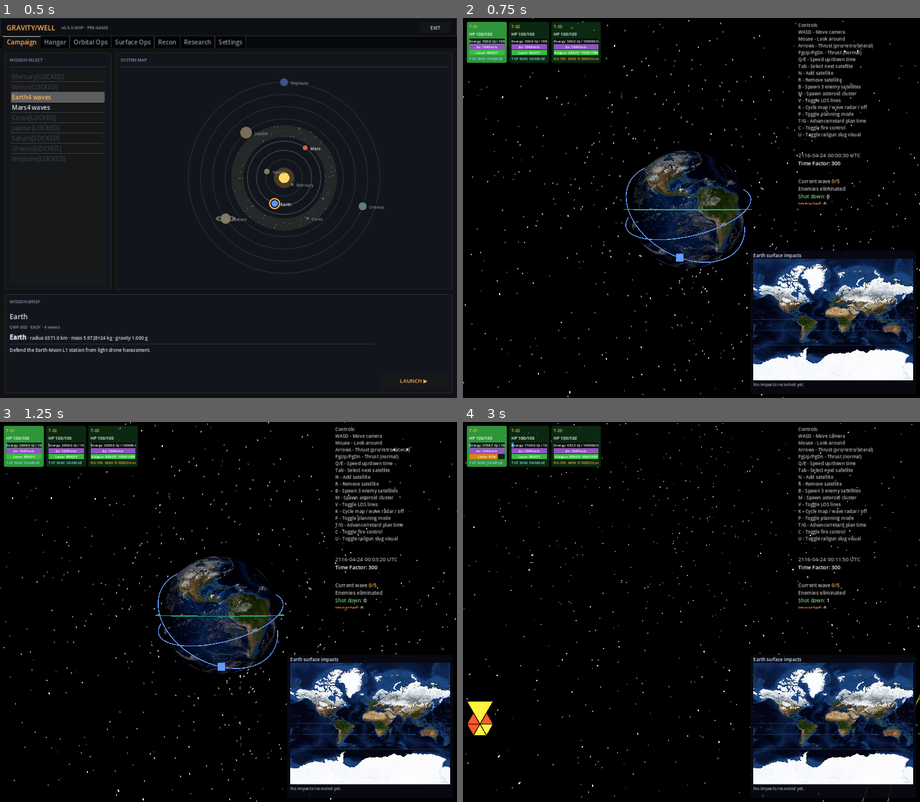
Above: before the commit, frames 1-4 (two rows, left to right).
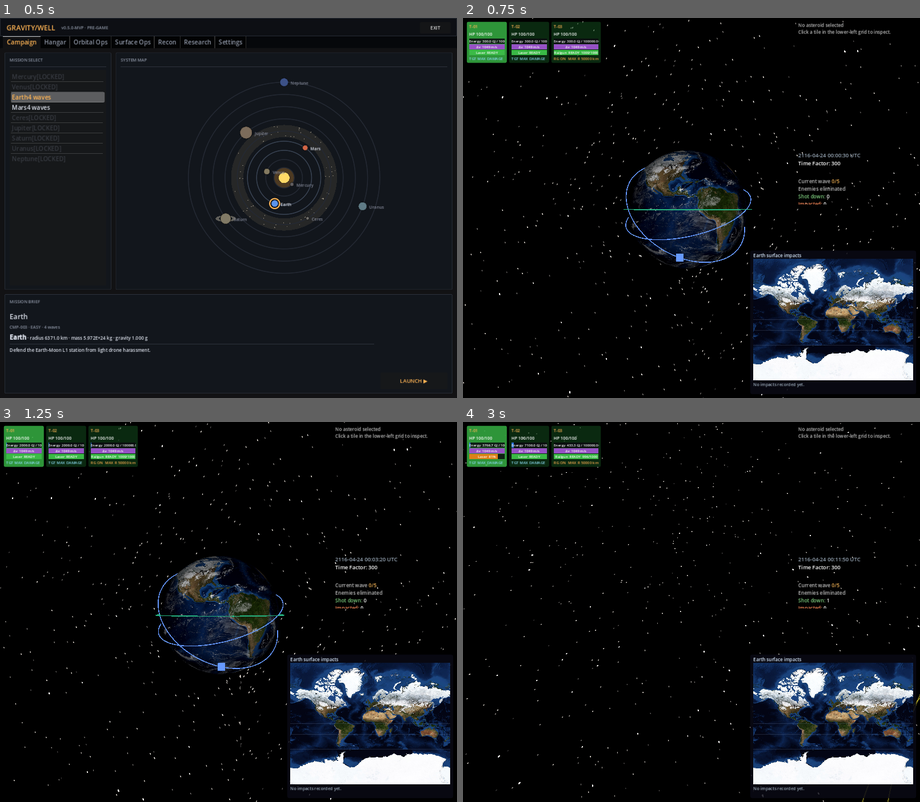
Above: after the commit, the same moments.

Repository: mellenburg/game
Game: Godot game, scene res://scenes/menu.tscn
The game is run twice, just before and just after one commit, with the same random seed, the same clock (stepped at 60 frames per second) and the same inputs.
Inputs (mouse positions are in pixels of both pictures, inside the frame that each line leads up to):
- Up to frame 1 (0.5 s): no input
- Up to frame 2 (0.75 s): click "LAUNCH ▶" at 0.5 s
- Up to frame 3 (1.25 s): no input
- Up to frame 4 (3 s): tap A (move_left) at 1.25, 2, 2.75 s; move the mouse to (714, 612) at 1.27 s; hold W (move_forward) from 1.28 s (still down); tap M (add_asteroids) at 1.35 s; click (714, 612) at 1.42 s; move the mouse to (668, 612) at 2.02 s; tap J (add_decaying_enemy) at 2.1 s; click (668, 612) at 2.17 s; move the mouse to (700, 604) at 2.77 s; tap B (add_enemies) at 2.85 s; click (700, 604) at 2.92 s

Frame 1 is identical in both runs. In frame 2, 1.5% of the frame differs, in the area x 73-94%, y 1-32%; in frame 3, 1.5%; in frame 4, 1.9%, in the area x 1-94%, y 1-83%.
Error after the commit: Parse Error: Cannot infer the type of "sid" variable because the value doesn't have a set type. (res://scripts/tessellation_grid.gd:141)

Commit message:
Asteroid grid pick: white orbit + top-right status panel
Clicking a tile in the bottom-left tessellation grid now highlights the
asteroid's orbit white and replaces the static controls cheatsheet in
the top-right with a live status readout (mass, density, composition,
HP, damage radii, ETA, altitude). Highlight survives clicks across
different tiles, clears automatically when the body dies, and is
distinct from the player-ship Tab cycle so a player ship and an
asteroid can be selected simultaneously.

Diff:
--- a/godot/scenes/main.tscn
+++ b/godot/scenes/main.tscn
@@ -147,26 +147,6 @@
 mouse_filter = 2
 bbcode_enabled = true
 scroll_active = false
-text = "[font_size=12][color=gray]Controls:
-WASD - Move camera
-Mouse - Look around
-Arrows - Thrust (pro/retro/lateral)
-PgUp/PgDn - Thrust (normal)
-Q/E - Speed up/down time
-Tab - Select next satellite
-N - Add satellite
-R - Remove satellite
-B - Spawn 3 enemy satellites
-M - Spawn asteroid cluster
-V - Toggle LOS lines
-K - Cycle map / wave radar / off
-P - Toggle planning mode
-T/G - Advance/retard plan time
-C - Toggle fire control
-U - Toggle railgun slug visual
-Shift - Show range circle
-Shift+Up/Dn - Adjust engage range
-Esc - Release mouse[/color][/font_size]"
 
 [node name="KillStats" type="RichTextLabel" parent="CanvasLayer/HUD"]
 layout_mode = 1
--- a/godot/scripts/hud.gd
+++ b/godot/scripts/hud.gd
@@ -16,6 +16,8 @@
 const LaserWeapon = preload("res://scripts/weapons/laser_weapon.gd")
 const RailgunWeapon = preload("res://scripts/weapons/railgun_weapon.gd")
 const SimClock = preload("res://scripts/sim_clock.gd")
+const AsteroidPhysics = preload("res://scripts/asteroid_physics.gd")
+const EarthOrbit = preload("res://scripts/earth_orbit.gd")
 
 const HUD_UPDATE_INTERVAL: float = 0.1  # seconds
 
@@ -98,6 +100,11 @@
 )
 @onready var target_container: Control = $TargetContainer as Control
 @onready var kill_stats: RichTextLabel = $KillStats as RichTextLabel
+# Top-right RichTextLabel — used to host the static controls cheatsheet,
+# now repurposed as a live status panel for the asteroid the operator
+# clicks in the bottom-left tessellation grid. Renders a "no selection"
+# placeholder when nothing is highlighted.
+@onready var asteroid_status: RichTextLabel = $HelpLabel as RichTextLabel
 
 var _camera: Camera3D
 var _system: Node = null
@@ -174,10 +181,108 @@
 	_update_info_label(planning_mode, time_factor, dt, sim_time)
 	_update_rosters(orbital_set, planning_mode)
 	_update_kill_stats(orbital_set)
+	var grid_node: Node = null
 	if has_node("TessellationGrid"):
-		var grid = get_node("TessellationGrid")
-		if grid.has_method("update_enemies"):
-			grid.update_enemies(orbital_set.satellites, sim_time)
+		grid_node = get_node("TessellationGrid")
+		if grid_node.has_method("update_enemies"):
+			grid_node.update_enemies(orbital_set.satellites, sim_time)
+	_update_asteroid_status(grid_node, sim_time)
+
+
+# Render the currently grid-highlighted asteroid into the top-right
+# panel. The grid (TessellationGrid in the bottom-left) tracks the
+# operator's pick and keeps a Satellite ref alive in `highlighted_sat`;
+# we read that here and format mass / density / composition / HP / ETA.
+# Falls back to a "click an asteroid" prompt when nothing is selected.
+func _update_asteroid_status(grid_node: Node, sim_time: float) -> void:
+	if asteroid_status == null:
+		return
+	var sat: Satellite = null
+	if grid_node != null and "highlighted_sat" in grid_node:
+		sat = grid_node.highlighted_sat
+	if sat == null or not is_instance_valid(sat) or not sat.alive:
+		asteroid_status.text = (
+			"[font_size=12][color=gray]No asteroid selected\n"
+			+ "Click a tile in the lower-left grid to inspect.[/color]"
+			+ "[/font_size]"
+		)
+		return
+	asteroid_status.text = _format_asteroid_status(sat, sim_time)
+
+
+func _format_asteroid_status(sat: Satellite, sim_time: float) -> String:
+	var lines := PackedStringArray()
+	lines.append("[font_size=13][color=#f0e0a0]ASTEROID[/color][/font_size]")
+	lines.append("[font_size=11][color=#9aa9b8]")
+	if sat.is_decaying:
+		lines.append("Type: decaying-orbit threat")
+	elif sat.is_asteroid:
+		lines.append("Type: sub-orbital asteroid")
+	else:
+		lines.append("Type: enemy body")
+	lines.append("Mass: %s kg" % _format_scientific(sat.mass))
+	lines.append("Density: %.2f g/cm³" % sat.density_g_cm3)
+	if sat.composition >= 0:
+		lines.append(
+			"Composition: %s" % AsteroidPhysics.composition_name(sat.composition)
+		)
+	lines.append(
+		"HP: %s / %s" % [
+			_format_scientific(maxf(sat.hp, 0.0)),
+			_format_scientific(maxf(sat.max_hp, 0.0)),
+		]
+	)
+	if AsteroidPhysics.is_burn_up(sat.mass):
+		lines.append("[color=#7fcf7f]Will burn up on entry[/color]")
+	else:
+		var radii: Dictionary = AsteroidPhysics.damage_radii_km(sat.mass)
+		lines.append(
+			"Damage radii (km): heavy %.1f · mod %.1f · light %.1f" % [
+				float(radii["heavy"]),
+				float(radii["moderate"]),
+				float(radii["light"]),
+			]
+		)
+	var eta := sat.predict_impact_sim_time(sim_time) - sim_time
+	if is_finite(eta) and eta > 0.0:
+		lines.append("ETA to impact: %s" % _format_eta(eta))
+	else:
+		lines.append("ETA to impact: stable / no impact")
+	var alt_km: float = sat.orbit.r.length() - EarthOrbit.EARTH_RADIUS_KM
+	lines.append("Altitude: %s km" % _format_scientific(alt_km))
+	lines.append("[/color][/font_size]")
+	return "\n".join(lines)
+
+
+# Compact mantissa-and-exponent formatter for HUD readouts. Asteroid
+# masses span ~8 decades; a fixed-decimals %.0f either wraps lines or
+# loses precision on the small end.
+func _format_scientific(value: float) -> String:
+	if not is_finite(value):
+		return "—"
+	if absf(value) < 1.0e3:
+		return "%.1f" % value
+	var sign_str := "" if value >= 0.0 else "-"
+	var v := absf(value)
+	var exponent: int = int(floor(log(v) / log(10.0)))
+	var mantissa: float = v / pow(10.0, exponent)
+	return "%s%.2fe%d" % [sign_str, mantissa, exponent]
+
+
+func _format_eta(seconds: float) -> String:
+	# Seconds → h:mm:ss for short windows, days+hours for longer ones,
+	# so a 30-second imminent impact and a 12-hour stable approach are
+	# both readable at a glance.
+	var s: int = int(round(seconds))
+	if s < 3600:
+		return "%d:%02d" % [s / 60, s % 60]
+	if s < 86400:
+		var h: int = s / 3600
+		var m: int = (s % 3600) / 60
+		return "%dh %02dm" % [h, m]
+	var d: int = s / 86400
+	var hh: int = (s % 86400) / 3600
+	return "%dd %02dh" % [d, hh]
 
 
 func _update_info_label(
--- a/godot/scripts/satellite.gd
+++ b/godot/scripts/satellite.gd
@@ -42,6 +42,11 @@
 const DEFAULT_V := Vector3(-3.56, 6.618, 2.533)
 const DELTA_V_MAGNITUDE: float = 0.050
 const COLOR_SELECTED := Color(0.15, 0.7, 0.5)
+# Bright white, used when the operator clicks a tile in the bottom-left
+# tessellation grid. Distinct from COLOR_SELECTED (player-ship cycle) so
+# the two selection surfaces don't conflict — a player ship can be
+# Tab-selected while an asteroid is grid-highlighted at the same time.
+const COLOR_HIGHLIGHTED := Color.WHITE
 const COLOR_PLAYER := Color(0.4, 0.6, 1.0)
 const COLOR_ENEMY := Color(1.0, 0.35, 0.35)
 const COLOR_ASTEROID := Color(1.0, 0.85, 0.4)
@@ -174,6 +179,11 @@
 
 var orbit: EarthOrbit
 var selected: bool = false
+# Operator-chosen highlight from the bottom-left tessellation grid.
+# Independent of `selected` (which is the player-ship Tab cycle); when
+# both flags are true `highlighted` wins for the orbit-line tint so the
+# white grid pick is unambiguous on screen.
+var highlighted: bool = false
 var raw_maneuver := Vector3.ZERO
 var did_maneuver: bool = false
 var orbit_alive: bool = true
@@ -439,6 +449,16 @@
 	_apply_path_color()
 
 
+func highlight() -> void:
+	highlighted = true
+	_apply_path_color()
+
+
+func unhighlight() -> void:
+	highlighted = false
+	_apply_path_color()
+
+
 func set_maneuver(input: Vector3) -> void:
 	raw_maneuver = input
 	did_maneuver = input.length_squared() > 0.0
@@ -974,7 +994,13 @@
 func _apply_path_color() -> void:
 	if path_visual == null:
 		return
-	var rgb: Color = COLOR_SELECTED if selected else _path_color_base
+	var rgb: Color
+	if highlighted:
+		rgb = COLOR_HIGHLIGHTED
+	elif selected:
+		rgb = COLOR_SELECTED
+	else:
+		rgb = _path_color_base
 	rgb.a = _path_alpha
 	path_visual.color = rgb
 
--- a/godot/scripts/tessellation_grid.gd
+++ b/godot/scripts/tessellation_grid.gd
@@ -54,6 +54,14 @@
 var _assigned_geometry: Dictionary = {}
 var _known_enemies: Dictionary = {}
 var _highlighted_sat_id: int = 0
+# Reference to the currently highlighted satellite (or null). Kept
+# alongside _highlighted_sat_id so the click handler can flip the
+# satellite's `highlighted` flag without a second lookup, and so the
+# HUD can render its status panel without re-resolving the id every
+# tick. Cleared automatically when the body dies / despawns.
+var highlighted_sat: Satellite = null
+
+const Satellite = preload("res://scripts/satellite.gd")
 
 func update_enemies(satellites: Array, sim_time: float) -> void:
 	var enemies = []
@@ -75,6 +83,12 @@
 	for sat_id in keys_to_remove:
 		_known_enemies.erase(sat_id)
 		_assigned_geometry.erase(sat_id)
+		# Drop the highlight when its target dies / despawns so the HUD
+		# stops claiming a destroyed body is still selected and the orbit
+		# tint releases back to the team / ETA gradient.
+		if sat_id == _highlighted_sat_id:
+			_highlighted_sat_id = 0
+			highlighted_sat = null
 
 	enemies.sort_custom(func(a, b):
 		var get_mass_class = func(mass: float) -> int:
@@ -119,17 +133,31 @@
 func _gui_input(event: InputEvent) -> void:
 	if event is InputEventMouseButton and event.pressed and event.button_index == MOUSE_BUTTON_LEFT:
 		var mpos = event.position
-		var clicked_sat_id = 0
-		for sat_id in _assigned_geometry:
-			var polys = _assigned_geometry[sat_id]
+		var clicked_sat: Satellite = null
+		var clicked_sat_id: int = 0
+		for sat in _enemies:
+			if not is_instance_valid(sat):
+				continue
+			var sid := sat.get_instance_id()
+			if not _assigned_geometry.has(sid):
+				continue
+			var polys = _assigned_geometry[sid]
 			for p in polys:
 				if Geometry2D.is_point_in_polygon(mpos, p.pts):
-					clicked_sat_id = sat_id
-					break
-			if clicked_sat_id != 0: break
+					clicked_sat = sat
+					clicked_sat_id = sid
+					break
+			if clicked_sat != null:
+				break
 
 		if clicked_sat_id != _highlighted_sat_id:
+			# Clear the previous highlight (if the body is still around).
+			if highlighted_sat != null and is_instance_valid(highlighted_sat):
+				highlighted_sat.unhighlight()
+			highlighted_sat = clicked_sat
 			_highlighted_sat_id = clicked_sat_id
+			if highlighted_sat != null:
+				highlighted_sat.highlight()
 			queue_redraw()
 
 func _rebuild_mesh() -> void:
